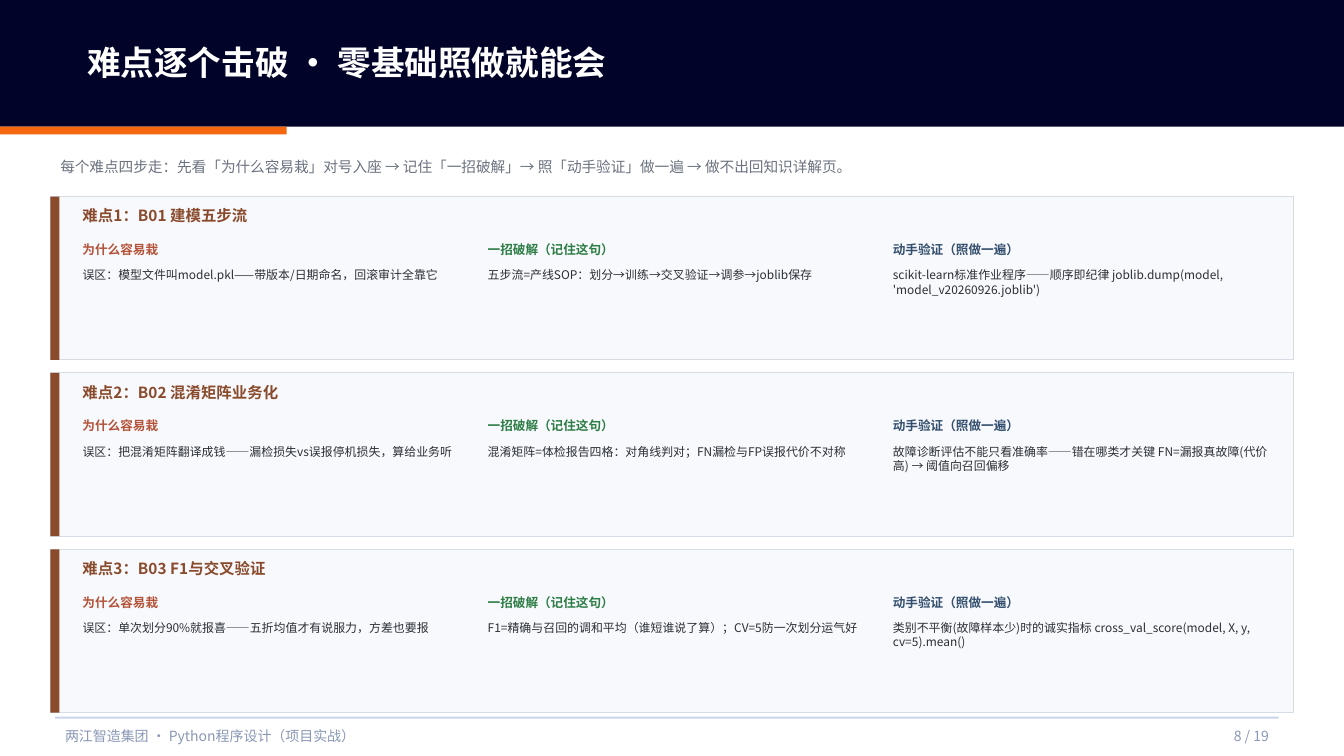
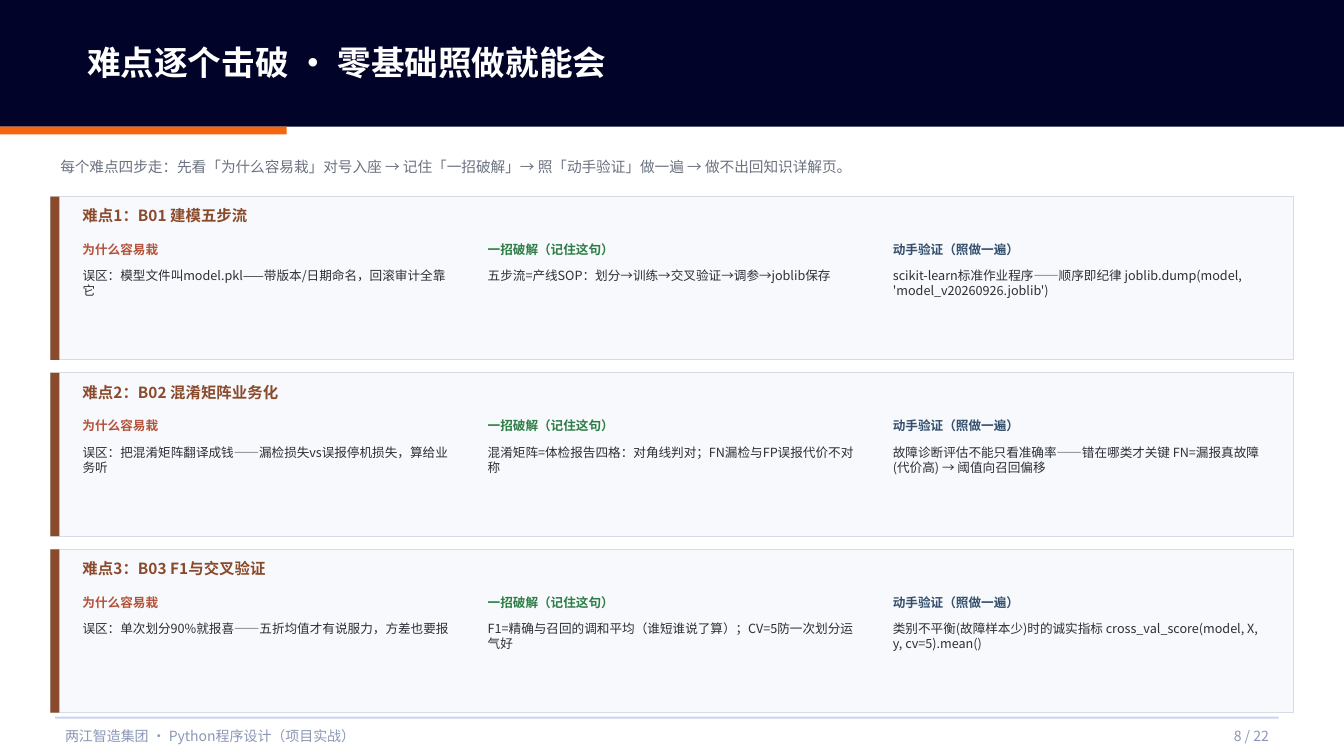
Before and after one commit to tianqiongenze/ai-course-teaching-resources, a slide deck: slide 8 of 03-Python程序设计-项目实战/V2授课PPT/W08-第16次课-把模型部署到产线边缘.pptx. Drawn at 1344x756 pixels with LibreOffice and Linux fonts; fonts in the diff are those of the drawing. Boxes give left, top, right and bottom in pixels: in the first picture for what was removed or moved away, otherwise in the second. Text is boxed around its words. In the diff, an @@ line names an element or a change of style, - is before the commit and + after.

```diff
--- a/03-Python程序设计-项目实战/V2授课PPT/W08-第16次课-把模型部署到产线边缘.pptx
+++ b/03-Python程序设计-项目实战/V2授课PPT/W08-第16次课-把模型部署到产线边缘.pptx
@@ size 8.5 to 9 pt in 9 elements at bbox=[83, 269, 446, 296], bbox=[488, 269, 831, 283], bbox=[893, 269, 1242, 298], bbox=[83, 446, 448, 473], bbox=[488, 446, 854, 459], bbox=[893, 446, 1259, 475], bbox=[83, 622, 449, 634], bbox=[488, 622, 853, 635], bbox=[893, 622, 1258, 651] @@
@@ text at bbox=[1234, 730, 1269, 741]: text changed @@
-8 / 19
+8 / 22
```
Also in this commit, not shown: 12 other slides changed, 3 slides added, 48 other files.
